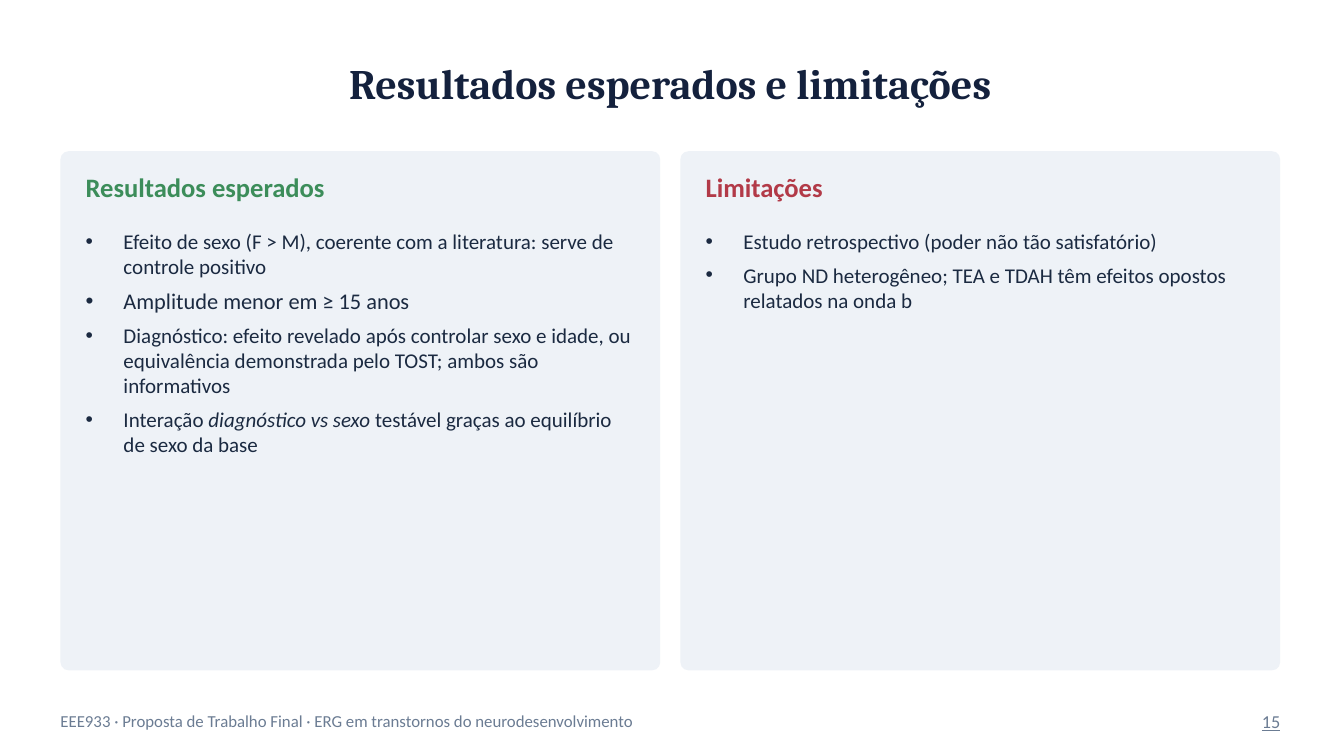
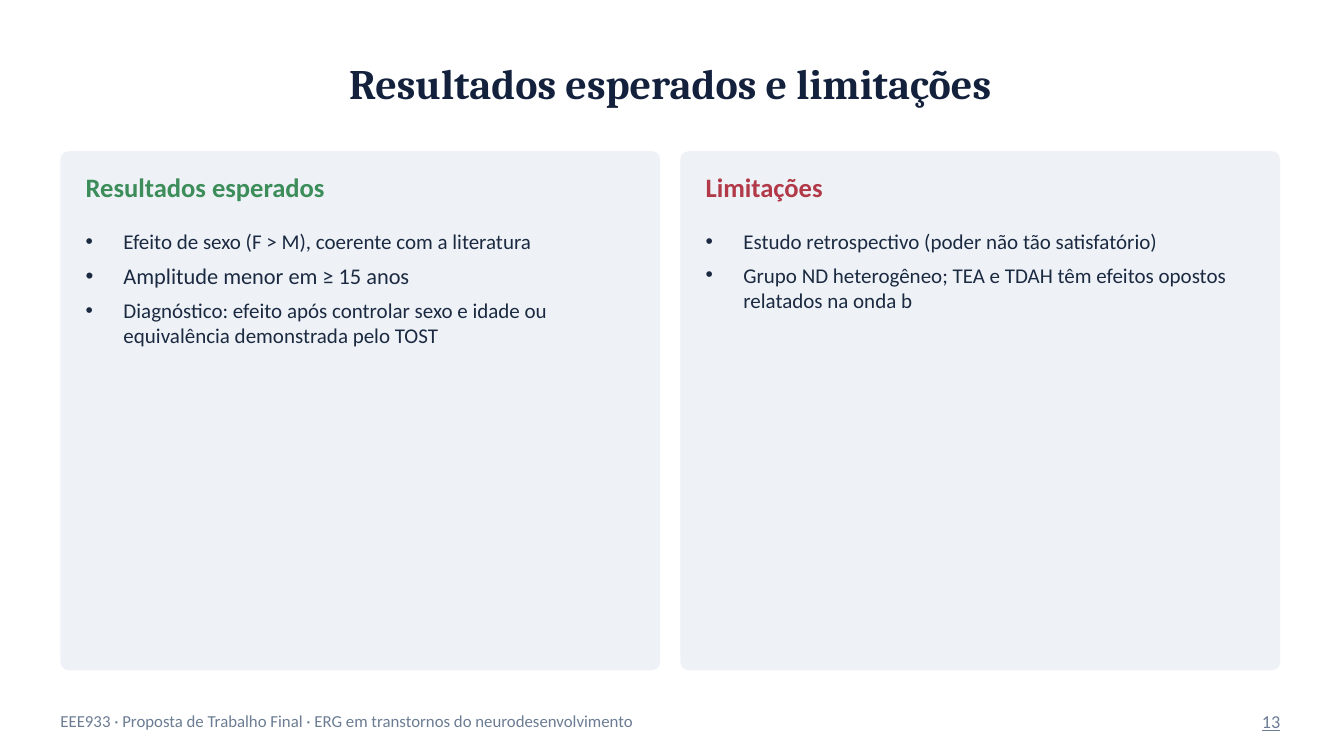
Before and after one commit to HenriqueMarquesCruz/ECs_EEE933, a slide deck: slide 15 of TrabalhoFinal/Proposta_ERG.pptx. Drawn at 1344x756 pixels with LibreOffice and Linux fonts; fonts in the diff are those of the drawing. Boxes give left, top, right and bottom in pixels: in the first picture for what was removed or moved away, otherwise in the second. Text is boxed around its words. In the diff, an @@ line names an element or a change of style, - is before the commit and + after.

```diff
--- a/TrabalhoFinal/Proposta_ERG.pptx
+++ b/TrabalhoFinal/Proposta_ERG.pptx
@@ text at box(123, 234, 531, 252): text changed @@
-• Efeito de sexo (F > M), coerente com a literatura: serve de controle positivo
+• Efeito de sexo (F > M), coerente com a literatura
@@ text at box(123, 303, 547, 347): text changed @@
-• Diagnóstico: efeito revelado após controlar sexo e idade, ou equivalência demonstrada pelo TOST; ambos são informativos
-• Interação diagnóstico vs sexo testável graças ao equilíbrio de sexo da base
+• Diagnóstico: efeito após controlar sexo e idade ou equivalência demonstrada pelo TOST
@@ text at box(1262, 716, 1280, 731): text changed @@
-15
+13
```
Also in this commit, not shown: 14 other slides changed, 1 other file.
